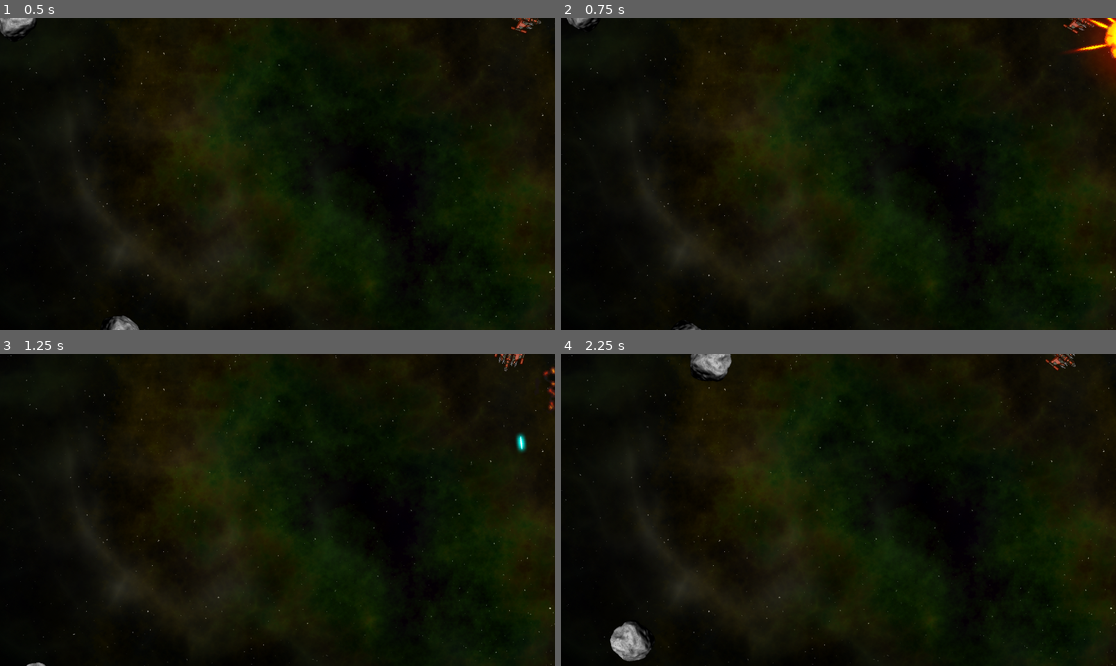
Above: before the commit, frames 1-4 (two rows, left to right).
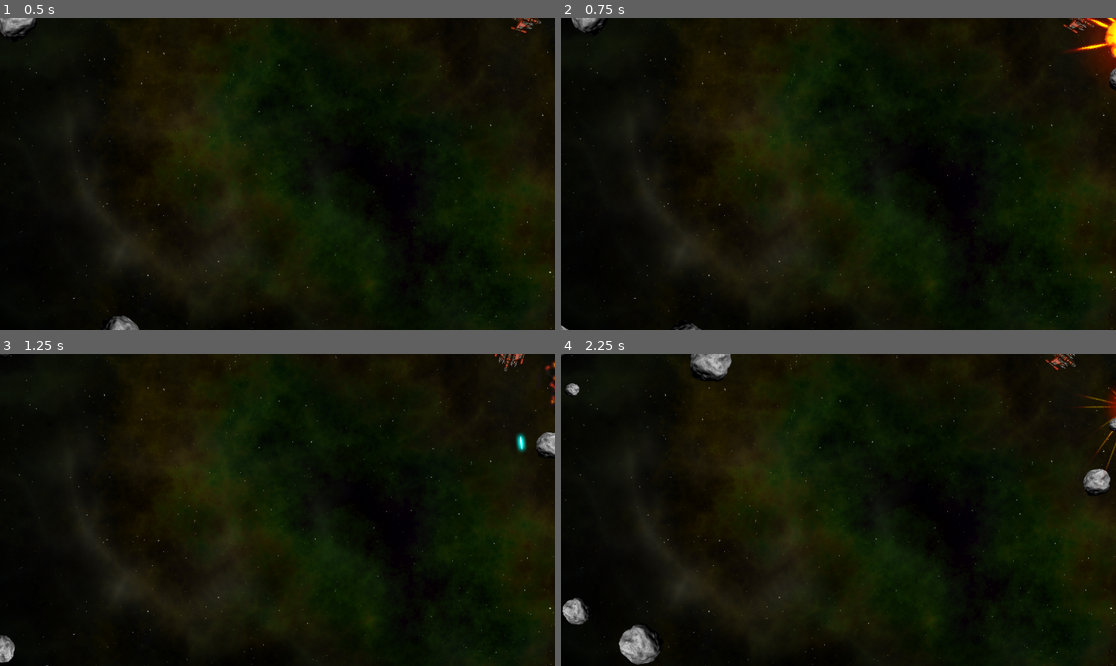
Above: after the commit, the same moments.

Repository: evgenicode/asteroids-2d-arcade
Game: Godot game, scene res://main/main.tscn
The game is run twice, just before and just after one commit, with the same random seed, the same clock (stepped at 60 frames per second) and the same inputs.
Inputs:
- Up to frame 1 (0.5 s): no input
- Up to frame 2 (0.75 s): hold D (rotate_right) from 0.53 s (still down); hold Space (shoot) from 0.53 s (still down)
- Up to frame 3 (1.25 s): keep holding D (rotate_right); keep holding Space (shoot)
- Up to frame 4 (2.25 s): release D (rotate_right) at 1.28 s; release Space (shoot) at 1.28 s; hold A (rotate_left) 1.28-2.03 s; tap Space (shoot) at 1.35 s; hold D (rotate_right) from 2.03 s (still down); hold Space (shoot) from 2.03 s (still down)

Frame 1 is identical in both runs. In frame 2, 0.4% of the frame differs, in the area x 0-100%, y 0-100%; in frame 3, 0.6%; in frame 4, 1.6%.

Commit message:
add spawning smaller rocks

Diff:
--- a/expolosions/explosion.tscn
+++ b/expolosions/explosion.tscn
@@ -1,6 +1,21 @@
 [gd_scene load_steps=5 format=3 uid="uid://rk7cb4ga2ovr"]
 
 [ext_resource type="Texture2D" uid="uid://7yl82i7r1460" path="res://assets/explosion.png" id="1_vkr6r"]
+
+[sub_resource type="Animation" id="Animation_x7nc1"]
+length = 0.001
+tracks/0/type = "value"
+tracks/0/imported = false
+tracks/0/enabled = true
+tracks/0/path = NodePath(".:frame")
+tracks/0/interp = 1
+tracks/0/loop_wrap = true
+tracks/0/keys = {
+"times": PackedFloat32Array(0),
+"transitions": PackedFloat32Array(1),
+"update": 1,
+"values": [0]
+}
 
 [sub_resource type="Animation" id="Animation_ghqyj"]
 resource_name = "explosion"
@@ -19,21 +34,6 @@
 "values": [0, 63]
 }
 
-[sub_resource type="Animation" id="Animation_x7nc1"]
-length = 0.001
-tracks/0/type = "value"
-tracks/0/imported = false
-tracks/0/enabled = true
-tracks/0/path = NodePath(".:frame")
-tracks/0/interp = 1
-tracks/0/loop_wrap = true
-tracks/0/keys = {
-"times": PackedFloat32Array(0),
-"transitions": PackedFloat32Array(1),
-"update": 1,
-"values": [0]
-}
-
 [sub_resource type="AnimationLibrary" id="AnimationLibrary_ldivc"]
 _data = {
 "RESET": SubResource("Animation_x7nc1"),
--- a/main/main.gd
+++ b/main/main.gd
@@ -19,3 +19,13 @@
 	r.screensize = screensize
 	r.start(pos, vel, size)
 	call_deferred("add_child", r)
+	r.exploded.connect(self._on_rock_exploded)
+
+func _on_rock_exploded(size, radius, pos, vel):
+	if size <= 1:
+		return
+	for offset in [-1, 1]:
+		var dir = $Player.position.direction_to(pos).orthogonal() * offset
+		var newpos = pos + dir * radius
+		var newvel = dir * vel.length() * 1.1
+		spawn_rock(size - 1, newpos, newvel)
